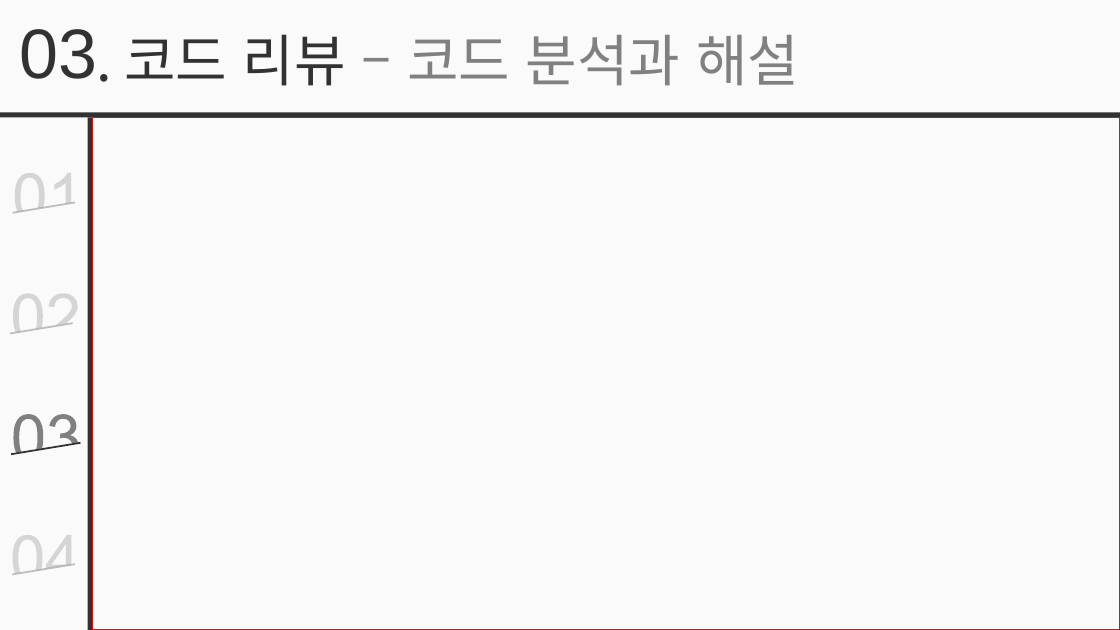
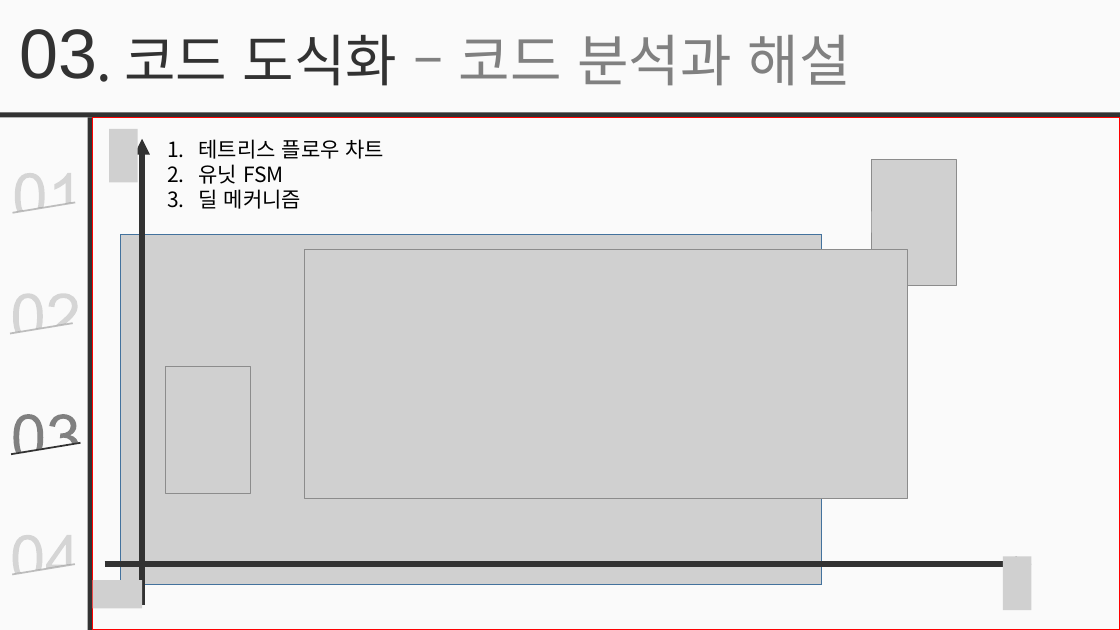
Before and after one commit to simplex3510/GeoStrike, a slide deck: slide 10 of 포트폴리오.pptx. Drawn at 1120x630 pixels with LibreOffice and Linux fonts; fonts in the diff are those of the drawing; grey boxes stand for pictures. Boxes give left, top, right and bottom in pixels: in the first picture for what was removed or moved away, otherwise in the second. Text is boxed around its words. In the diff, an @@ line names an element or a change of style, - is before the commit and + after.

```diff
--- a/포트폴리오.pptx
+++ b/포트폴리오.pptx
@@ text at box(124, 34, 851, 86): text changed @@
-. 코드 리뷰 – 코드 분석과 해설
+. 코드 도식화 – 코드 분석과 해설
@@ picture added at box(109, 129, 138, 182) @@
@@ arrow added from (142, 606) to (142, 139), #323232 4.5 pt @@
@@ text added at box(199, 139, 385, 209), 18 pt, text #000000 @@
+1. 테트리스 플로우 차트
+2. 유닛 FSM
+3. 딜 메커니즘
@@ picture added at box(872, 159, 956, 285) @@
@@ picture added at box(873, 170, 908, 191) @@
@@ picture added at box(121, 234, 822, 585) @@
@@ picture added at box(872, 212, 907, 233) @@
@@ picture added at box(913, 212, 949, 233) @@
@@ picture added at box(305, 250, 908, 499) @@
@@ picture added at box(910, 252, 945, 273) @@
@@ picture added at box(166, 367, 250, 493) @@
@@ arrow added from (105, 565) to (1032, 565), #323232 4.5 pt @@
@@ picture added at box(1003, 557, 1032, 611) @@
@@ picture added at box(92, 581, 142, 609) @@
```
Also in this commit, not shown: 3 other slides changed, 1 slide added, 1 other file.
